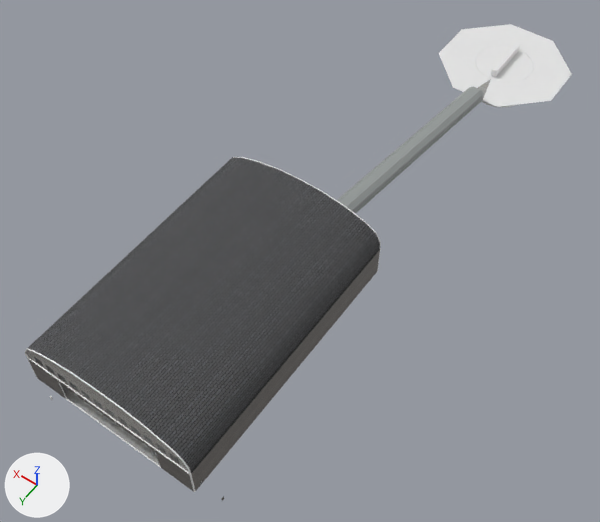
The Blender file models/hangar.blend as it was, and as the next commit left it.
Rendered twice from a 50 mm camera at (-139.0, 75.0, 283.0) aimed at (11.0, -134.0, -45.0). Arrows for +X, +Y and +Z are at lower left; the lights stay in place.

Names of what the first picture shows: 'Cylinder.003', 'boxcar', 'hangar structure'.
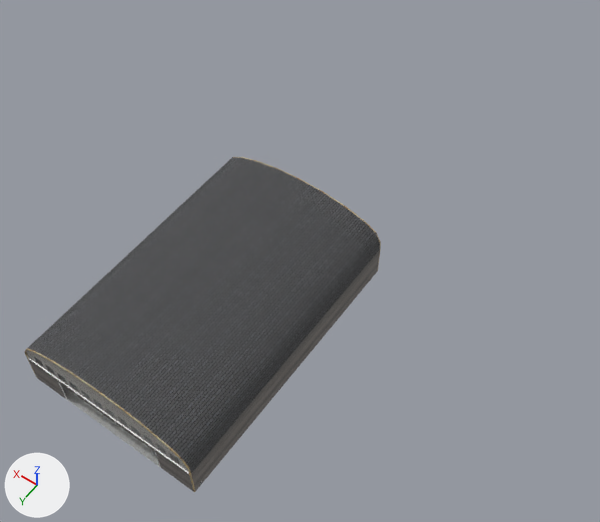
The change in detail:
Picture 'metal_base_0043_01.jpg' (img_metal_base_0043_01_jpg) is new.
Material 'rusted_steel' (mat_rusted_steel) is new.
Its texture is img_metal_base_0043_01_jpg.
me_plane is used by ob_hangar_structure; location (0.0, 0.0, 0.0).
me_plane had 330 vertices, 245 faces, 3 loose edges and spanned x -40.0..40.0, y -377.0..1.0, z -70.0..32.0.
me_plane now has 238 vertices, 158 faces, 1 loose edge and spans x -40.0..40.0, y -121.0..1.0, z 0.0..32.0.
Part 1, on me_plane:
92 vertices are removed from x -38.0..38.0, y -377.0..-40.0, z -70.0..-3.0.
101 faces are deleted.
2 loose edges are deleted.
7 new faces join them, mat_rusted_steel (picture img_metal_base_0043_01_jpg).
5 new faces join them, mat_cinderblock (picture img_texturescom_concrete_woodgrain_512_albedo_jpg_002).
2 new faces join them, mat_concrete_floor (picture img_concrete_02_jpg).
me_plane part 2: 1 face spanning x -24.0..24.0, y 0.0..1.0, z 0.0 switches from no material to mat_concrete_floor (picture img_concrete_02_jpg).
me_plane part 3: 68 faces spanning x -40.0..40.0, y -121.0..1.0, z 0.0..32.0 switch from no material to mat_rusted_steel (picture img_metal_base_0043_01_jpg).
Object 'boxcar' (ob_boxcar) is now hidden.
Object 'Cylinder.003' (ob_cylinder_003) is now hidden.

Where the change shows, as pixel boxes (x1, y1, x2, y2) in the pictures (600 x 522 px):
'hangar structure', reshaped (35% narrower, 28% shorter): before (25, 24, 572, 492); after (25, 157, 381, 492)
'Cylinder.003', hidden: before (476, 46, 533, 83)
'boxcar', hidden: before (491, 44, 520, 77)
part 1 of me_plane, cut back: before (337, 24, 572, 214)
part 2 of me_plane, recoloured: (67, 399, 161, 468) in both
part 3 of me_plane, recoloured (white to brown): (25, 157, 381, 492) in both
